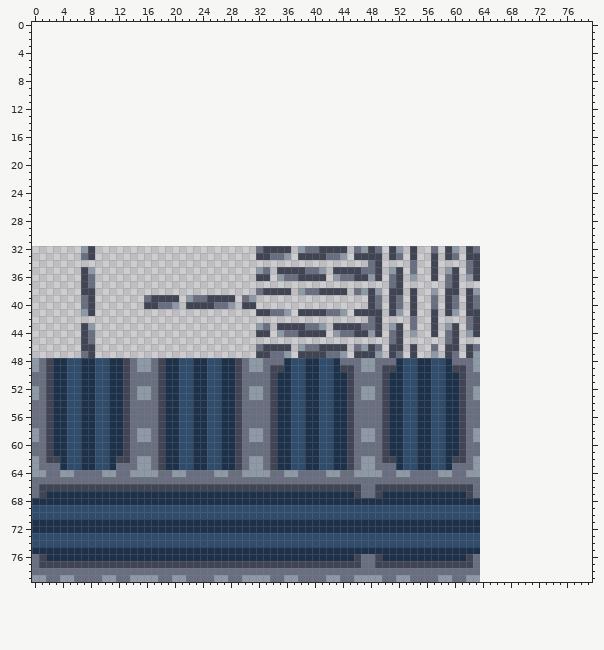
Two states of a sprite sheet, art/tilesets/passthrough-tiles.png. Above: the version before the commit.
The file is 64x48 pixels. The old version is drawn lined up with the new one, on the new canvas.
Once edited:
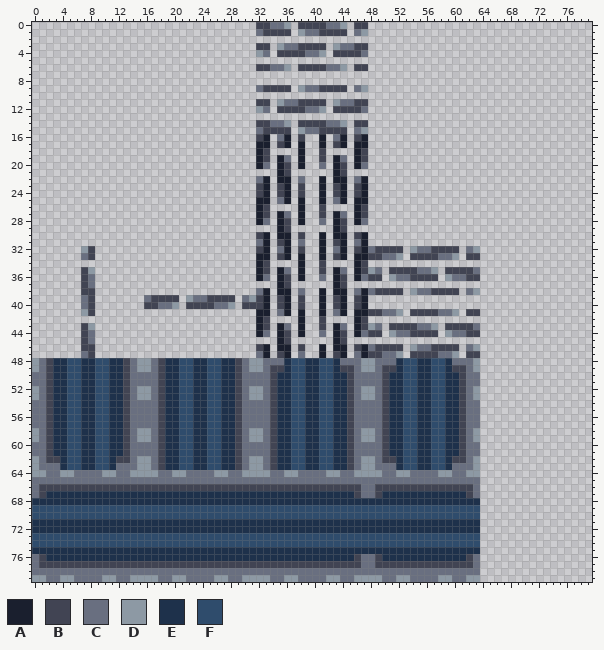
Palette (. is transparent): A #1a1f2e  B #414453  C #696f80  D #8d99a4  E #1e314b  F #2f4c6c
From old to new:
canvas 64x48 -> 80x80, the old top-left corner now at 0,32
@@ x 30..65 @@
- 0 ....................................
- 1 ....................................
+ 0 ..BBCCD.BBBBCCD.BB..................
+ 1 ..CBBBB.DCCBBBB.CD..................
  2 ....................................
- 3 ....................................
- 4 ....................................
+ 3 ..BB.DCCBBBB.DCCBB..................
+ 4 ..DC.BBBBCCD.BBBBC..................
  5 ....................................
- 6 ....................................
+ 6 ..BBCCD.BBBBCCD.BB..................
  7 ....................................
  8 ....................................
- 9 ....................................
+ 9 ..CBBBB.DCCBBBB.CD..................
 10 ....................................
-11 ....................................
-12 ....................................
+11 ..BB.DCCBBBB.DCCBB..................
+12 ..DC.BBBBCCD.BBBBC..................
 13 ....................................
-14 ....................................
-15 ....................................
-16 ....................................
-17 ....................................
-18 ....................................
-19 ....................................
-20 ....................................
-21 ....................................
-22 ....................................
-23 ....................................
-24 ....................................
-25 ....................................
-26 ....................................
-27 ....................................
-28 ....................................
-29 ....................................
-30 ....................................
-31 ....................................
-32 ..CBBBB.DCCBBBB.CDBC.BD.B..C.BD.BC..
-33 ..BBCCD.BBBBCCD.BBBB.BC.B..B.BC.BB..
-34 ..................CB....C..B....CB..
-35 ..DC.BBBBCCD.BBBBCCB.DB.C..B.DB.CB..
-36 ..BB.DCCBBBB.DCCBBDB.CB.D..B.CB.DB..
-37 .....................CB......CB.....
-38 ..CBBBB.DCCBBBB.CDBD.BB.B..D.BB.BD..
-39 CD................BC.BC.B..C.BC.BC..
-40 BB................BC.BC.B..C.BC.BC..
-41 ..BBCCD.BBBBCCD.BBBB.BD.B..B.BD.BB..
-42 ..................CB....C..B....CB..
-43 ..DC.BBBBCCD.BBBBCCB.DB.C..B.DB.CB..
-44 ..BB.DCCBBBB.DCCBBDB.CB.D..B.CB.DB..
-45 .....................CB......CB.....
-46 ..CBBBB.DCCBBBB.CDBC.BB.B..C.BB.BC..
-47 ..BBCCD.BBBBCCD.BBBD.BC.B..D.BC.BD..
+14 ..BBCCD.BBBBCCD.BB..................
+15 ..CBBBB.DCCBBBB.CD..................
+16 ..BA.CA.B..A.CA.BA..................
+17 ..AA.BA.A..A.BA.AA..................
+18 ..AB....A..B....AB..................
+19 ..AB.AC.A..B.AC.AB..................
+20 ..AC.AB.A..C.AB.AC..................
+21 .....AB......AB.....................
+22 ..CA.AA.C..A.AA.CA..................
+23 ..BA.BA.B..A.BA.BA..................
+24 ..BA.BA.B..A.BA.BA..................
+25 ..AA.CA.A..A.CA.AA..................
+26 ..AB....A..B....AB..................
+27 ..AB.AC.A..B.AC.AB..................
+28 ..AC.AB.A..C.AB.AC..................
+29 .....AB......AB.....................
+30 ..BA.AA.B..A.AA.BA..................
+31 ..CA.BA.C..A.BA.CA..................
+32 ..BA.CA.B..A.CA.BACBBBB.DCCBBBB.CD..
+33 ..AA.BA.A..A.BA.AABBCCD.BBBBCCD.BB..
+34 ..AB....A..B....AB..................
+35 ..AB.AC.A..B.AC.ABDC.BBBBCCD.BBBBC..
+36 ..AC.AB.A..C.AB.ACBB.DCCBBBB.DCCBB..
+37 .....AB......AB.....................
+38 ..CA.AA.C..A.AA.CACBBBB.DCCBBBB.CD..
+39 CDBA.BA.B..A.BA.BA..................
+40 BBBA.BA.B..A.BA.BA..................
+41 ..AA.CA.A..A.CA.AABBCCD.BBBBCCD.BB..
+42 ..AB....A..B....AB..................
+43 ..AB.AC.A..B.AC.ABDC.BBBBCCD.BBBBC..
+44 ..AC.AB.A..C.AB.ACBB.DCCBBBB.DCCBB..
+45 .....AB......AB.....................
+46 ..BA.AA.B..A.AA.BACBBBB.DCCBBBB.CD..
+47 ..CA.BA.C..A.BA.CABBCCD.BBBBCCD.BB..
 48 CDDCCCEFFEEFFECCCDDCCCEFFEEFFECCCD..
Boxes around the changes in both pictures, in picture pixels (x1, y1, x2, y2):
changed: (256, 22, 480, 358)
